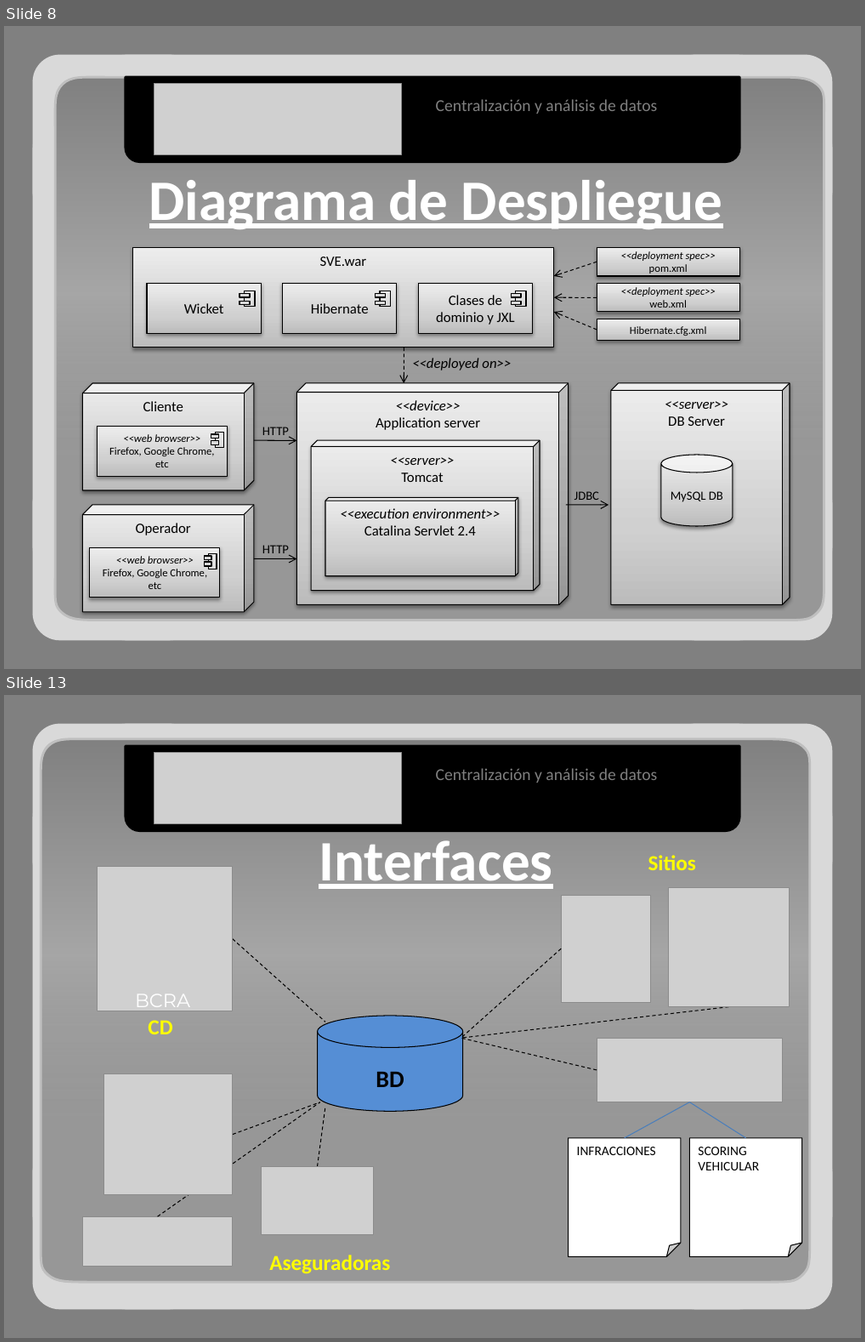
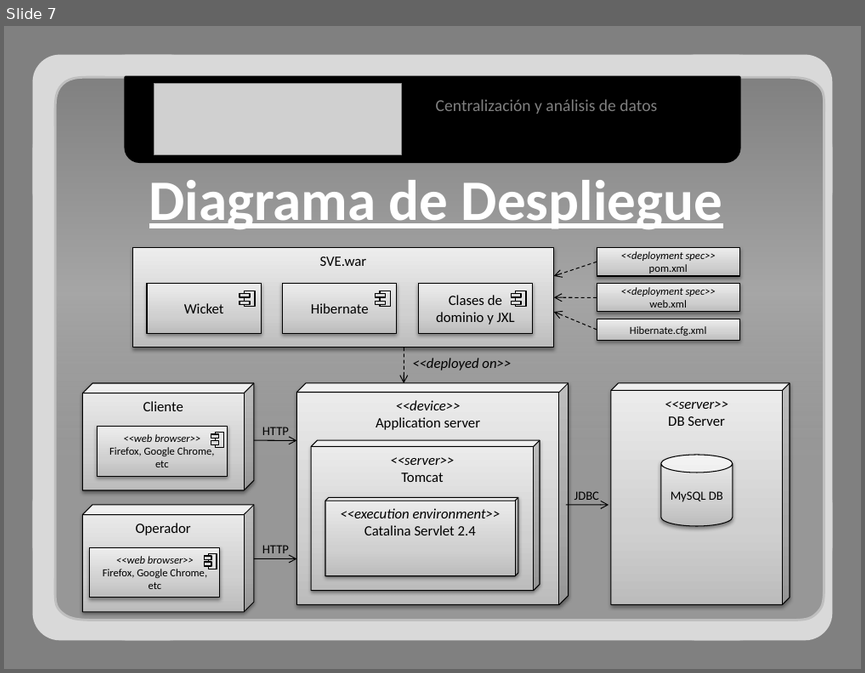
Before and after one commit to adrianachelotti/tallerdesarrollo1ero2011, a slide deck: Presentacion/Tecnica/Presentacion Tecnica.pptx. Shown one above the other, each under a label of ours: slides 8 and 13 before the commit, slide 7 after it; the slides between them are not shown. The pictures are 865x1342 and 865x673 pixels, drawn with LibreOffice and Linux fonts; fonts in the diff are those of the drawing; grey boxes stand for pictures. Boxes give left, top, right and bottom in pixels: in the first picture for what was removed or moved away, otherwise in the second. Text is boxed around its words. In the diff, an @@ line names an element or a change of style, - is before the commit and + after.

```diff
--- a/Presentacion/Tecnica/Presentacion Tecnica.pptx
+++ b/Presentacion/Tecnica/Presentacion Tecnica.pptx
@@ slide 13 removed at (4, 695, 861, 1338), background #808080 @@
@@ freeform shape removed at (40, 737, 812, 1281) @@
@@ round same rect removed at (126, 746, 740, 831) @@
@@ picture removed at (154, 753, 402, 823) @@
@@ text removed at (436, 768, 657, 783) @@
-Centralización y análisis de datos
@@ text removed at (318, 840, 552, 889) @@
-Interfaces
@@ picture removed at (97, 867, 232, 1011) @@
@@ text removed at (648, 855, 696, 870) @@
-Sitios
@@ picture removed at (561, 895, 650, 1002) @@
@@ picture removed at (668, 888, 789, 1007) @@
@@ line removed from (233, 939) to (325, 1021) @@
@@ line removed from (561, 948) to (460, 1038) @@
@@ text removed at (135, 994, 190, 1012) @@
-BCRA
@@ text removed at (148, 1020, 172, 1034) @@
-CD
@@ cylinder removed at (318, 1015, 463, 1111) @@
@@ line removed from (729, 1007) to (460, 1038) @@
@@ line removed from (597, 1069) to (460, 1038) @@
@@ picture removed at (597, 1038, 783, 1102) @@
@@ picture removed at (104, 1074, 233, 1196) @@
@@ text removed at (375, 1072, 404, 1087) @@
-BD
@@ line removed from (157, 1216) to (320, 1102) @@
@@ line removed from (233, 1134) to (320, 1102) @@
@@ line removed from (624, 1138) to (689, 1102) @@
@@ line removed from (689, 1102) to (746, 1138) @@
@@ line removed from (318, 1166) to (325, 1106) @@
@@ folded corner removed at (568, 1138, 680, 1257) @@
-INFRACCIONES
@@ group removed at (32, 723, 833, 1310): 5 rounded rectangles @@
@@ folded corner removed at (689, 1138, 801, 1257) @@
-SCORING VEHICULAR
@@ picture removed at (261, 1166, 373, 1234) @@
@@ picture removed at (83, 1216, 233, 1265) @@
@@ text removed at (269, 1254, 390, 1273) @@
-Aseguradoras
@@ what was slide 8 is now slide 7 @@
```
Also in this commit, not shown: 10 slides changed, 1 other slide removed, 1 other file.
